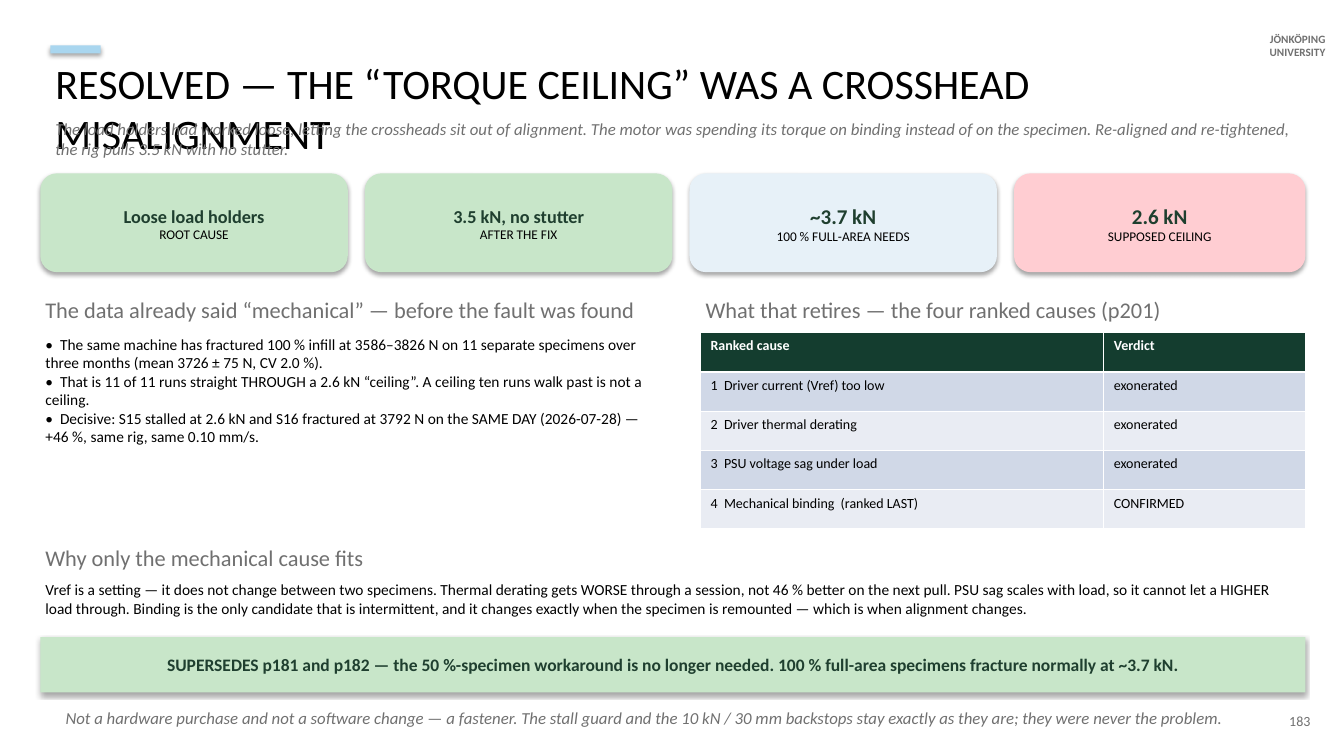
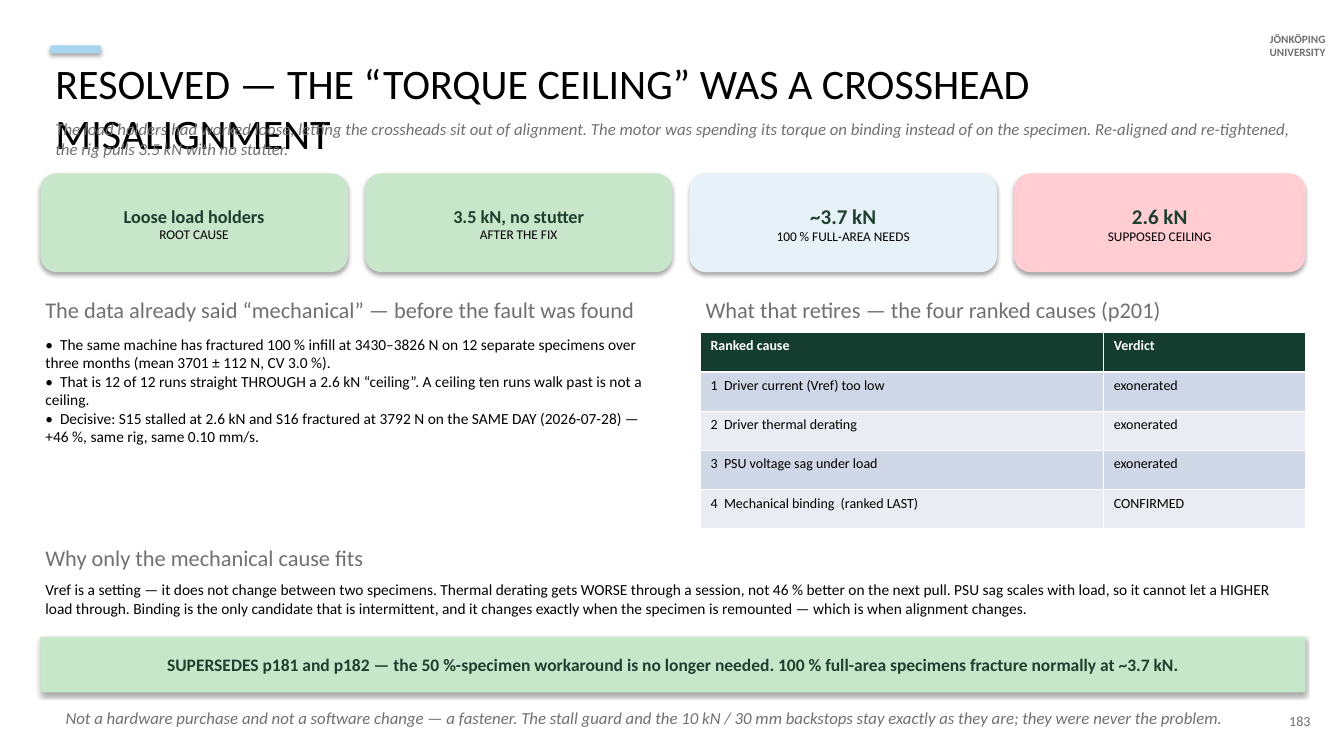
Before and after one commit to cenmir/UTM, a slide deck: slide 43 of documentation/V6a_8_6_20_slides.pptx. Drawn at 1344x756 pixels with LibreOffice and Linux fonts; fonts in the diff are those of the drawing. Boxes give left, top, right and bottom in pixels: in the first picture for what was removed or moved away, otherwise in the second. Text is boxed around its words. In the diff, an @@ line names an element or a change of style, - is before the commit and + after.

```diff
--- a/documentation/V6a_8_6_20_slides.pptx
+++ b/documentation/V6a_8_6_20_slides.pptx
@@ text at bbox=[45, 339, 641, 445]: text changed @@
-• The same machine has fractured 100 % infill at 3586–3826 N on 11 separate specimens over three months (mean 3726 ± 75 N, CV 2.0 %).
-• That is 11 of 11 runs straight THROUGH a 2.6 kN “ceiling”. A ceiling ten runs walk past is not a ceiling.
-• Decisive: S15 stalled at 2.6 kN and S16 fractured at 3792 N on the SAME DAY (2026-07-28) — +46 %, same rig, same 0.10 mm/s.
+• The same machine has fractured 100 % infill at 3430–3826 N on 12 separate specimens over three months (mean 3701 ± 112 N, CV 3.0 %).
+• That is 12 of 12 runs straight THROUGH a 2.6 kN “ceiling”. A ceiling ten runs walk past is not a ceiling.
+• Decisive: S15 stalled at 2.6 kN and S16 fractured at 3792 N on the SAME DAY (2026-07-28) — +46 %, same rig, same 0.10 mm/s.
```
Also in this commit, not shown: 5 other slides changed, 2 slides added, 1 other file.
